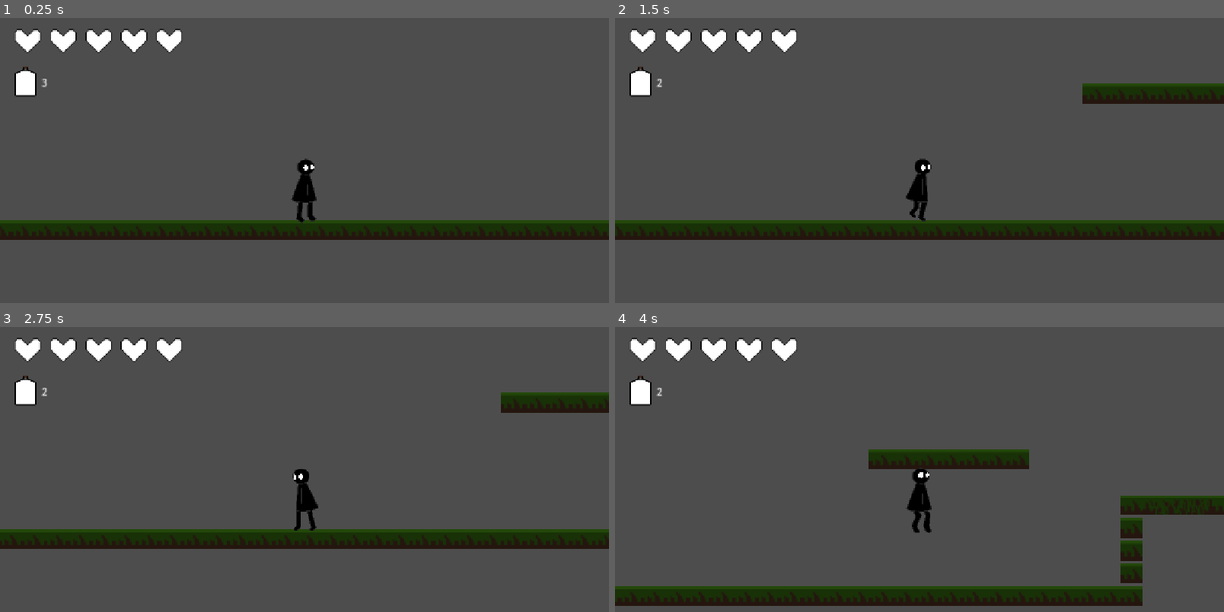
Above: before the commit, frames 1-4 (two rows, left to right).
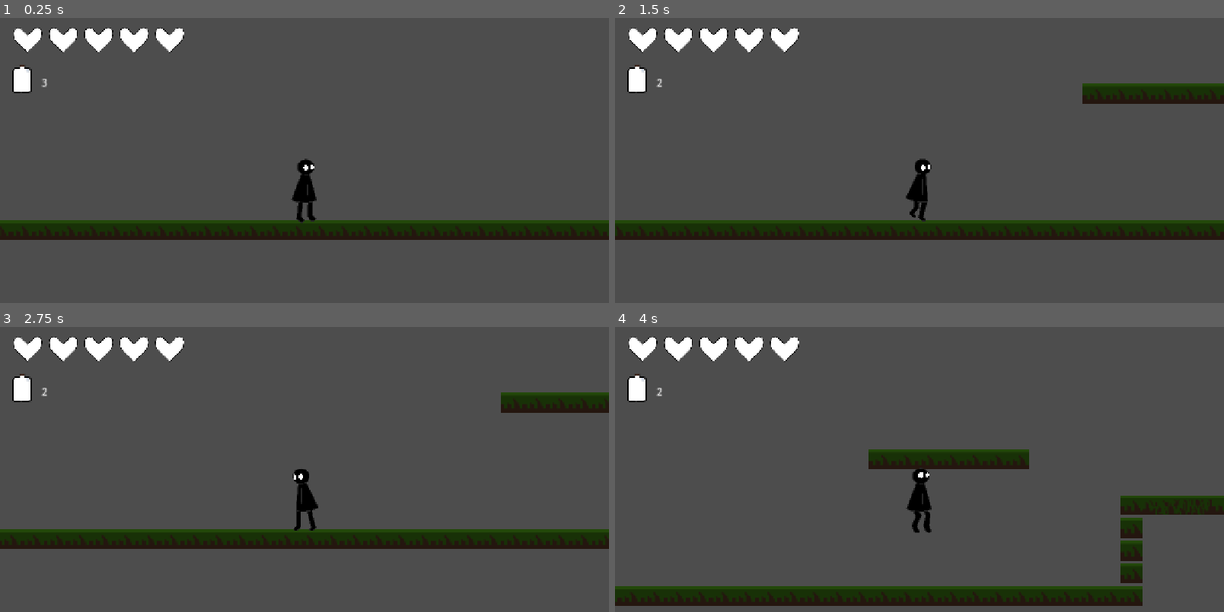
Above: after the commit, the same moments.

Repository: RayTK09/justAnotherMetroidvania
Game: Godot game, scene res://Scenes/start.tscn
Same seed, same stepped clock (60 frames per second), same inputs: the game is played once before the commit and once after it.
Inputs (mouse positions are in pixels of both pictures, inside the frame that each line leads up to):
- Up to frame 1 (0.25 s): no input
- Up to frame 2 (1.5 s): tap Enter at 0.5 s; move the mouse to (1053, 171) at 0.52 s; hold Right (Right) from 0.53 s (still down); tap Z (Swing) at 0.6 s; click (1053, 171) at 0.67 s; tap Space (Jump) at 0.77 s; move the mouse to (797, 206) at 1.27 s; tap A (Heal) at 1.35 s
- Up to frame 3 (2.75 s): tap Space (Jump) at 1.52 s; tap Z (Swing) at 1.55, 2.1 s; move the mouse to (365, 423) at 2.02 s; release Right (Right) at 2.03 s; hold Left (Left) from 2.03 s (still down)
- Up to frame 4 (4 s): move the mouse to (889, 566) at 2.77 s; release Left (Left) at 2.78 s; hold Right (Right) from 2.78 s (still down); tap Alt at 2.85 s; click (889, 566) at 2.92 s; tap Space (Jump) at 3.02, 3.77 s; tap Z (Swing) at 3.05, 3.8 s; move the mouse to (1102, 549) at 3.52 s; tap Shift at 3.6 s

The runs differ from the first frame. In frame 1, 0.7% of the frame differs, in the area x 2-31%, y 3-28%; in frame 2, 0.7%; in frame 3, 0.7%; in frame 4, 0.7%.

Commit message:
final commit ig
Im tired boss

Diff:
--- a/Scenes/player.tscn
+++ b/Scenes/player.tscn
@@ -10,7 +10,7 @@
 [ext_resource type="Script" uid="uid://d310h2ehu6f4x" path="res://scripts/playerScripts/health.gd" id="7_8erm5"]
 [ext_resource type="Texture2D" uid="uid://ymmvxiusf6bh" path="res://Sprites/playerSprites/playerSwing-Sheet.png" id="7_ukyrk"]
 [ext_resource type="AudioStream" uid="uid://cpww1dw8ifs3x" path="res://SFX/break.mp3" id="9_f1ek2"]
-[ext_resource type="Texture2D" uid="uid://c6o8l5h5plttw" path="res://Sprites/playerSprites/healthFlask.png" id="10_tx1dd"]
+[ext_resource type="Texture2D" uid="uid://0avv427g50y4" path="res://Sprites/playerSprites/flask.png" id="11_gymyn"]
 
 [sub_resource type="RectangleShape2D" id="RectangleShape2D_fkybt"]
 size = Vector2(15, 40)
@@ -76,6 +76,54 @@
 "transitions": PackedFloat32Array(1),
 "update": 1,
 "values": [true]
+}
+tracks/5/type = "value"
+tracks/5/imported = false
+tracks/5/enabled = true
+tracks/5/path = NodePath("AnimatedSprite2D:animation")
+tracks/5/interp = 1
+tracks/5/loop_wrap = true
+tracks/5/keys = {
+"times": PackedFloat32Array(0),
+"transitions": PackedFloat32Array(1),
+"update": 1,
+"values": [&"swing"]
+}
+tracks/6/type = "value"
+tracks/6/imported = false
+tracks/6/enabled = true
+tracks/6/path = NodePath("AnimatedSprite2D:frame")
+tracks/6/interp = 1
+tracks/6/loop_wrap = true
+tracks/6/keys = {
+"times": PackedFloat32Array(0),
+"transitions": PackedFloat32Array(1),
+"update": 1,
+"values": [1]
+}
+tracks/7/type = "value"
+tracks/7/imported = false
+tracks/7/enabled = true
+tracks/7/path = NodePath("swingBox/AnimatedSprite2D:frame")
+tracks/7/interp = 1
+tracks/7/loop_wrap = true
+tracks/7/keys = {
+"times": PackedFloat32Array(0),
+"transitions": PackedFloat32Array(1),
+"update": 1,
+"values": [0]
+}
+tracks/8/type = "value"
+tracks/8/imported = false
+tracks/8/enabled = true
+tracks/8/path = NodePath("swingBox/AnimatedSprite2D:animation")
+tracks/8/interp = 1
+tracks/8/loop_wrap = true
+tracks/8/keys = {
+"times": PackedFloat32Array(0),
+"transitions": PackedFloat32Array(1),
+"update": 1,
+"values": [&"default"]
 }
 
 [sub_resource type="Animation" id="Animation_6t5aa"]
@@ -88,7 +136,7 @@
 tracks/0/interp = 1
 tracks/0/loop_wrap = true
 tracks/0/keys = {
-"times": PackedFloat32Array(0, 0.03333333),
+"times": PackedFloat32Array(0, 0.1),
 "transitions": PackedFloat32Array(1, 1),
 "update": 1,
 "values": [true, false]
@@ -100,10 +148,58 @@
 tracks/1/interp = 1
 tracks/1/loop_wrap = true
 tracks/1/keys = {
-"times": PackedFloat32Array(0, 0.0667),
+"times": PackedFloat32Array(0, 0.1),
 "transitions": PackedFloat32Array(1, 1),
 "update": 1,
 "values": [true, false]
+}
+tracks/2/type = "value"
+tracks/2/imported = false
+tracks/2/enabled = true
+tracks/2/path = NodePath("AnimatedSprite2D:animation")
+tracks/2/interp = 1
+tracks/2/loop_wrap = true
+tracks/2/keys = {
+"times": PackedFloat32Array(0, 0.1),
+"transitions": PackedFloat32Array(1, 1),
+"update": 1,
+"values": [&"swing", &"default"]
+}
+tracks/3/type = "value"
+tracks/3/imported = false
+tracks/3/enabled = true
+tracks/3/path = NodePath("AnimatedSprite2D:frame")
+tracks/3/interp = 1
+tracks/3/loop_wrap = true
+tracks/3/keys = {
+"times": PackedFloat32Array(0.02, 0.04, 0.06, 0.08),
+"transitions": PackedFloat32Array(1, 1, 1, 1),
+"update": 1,
+"values": [1, 2, 3, 4]
+}
+tracks/4/type = "value"
+tracks/4/imported = false
+tracks/4/enabled = true
+tracks/4/path = NodePath("swingBox/AnimatedSprite2D:frame")
+tracks/4/interp = 1
+tracks/4/loop_wrap = true
+tracks/4/keys = {
+"times": PackedFloat32Array(0.04, 0.06, 0.08),
+"transitions": PackedFloat32Array(1, 1, 1),
+"update": 1,
+"values": [0, 1, 2]
+}
+tracks/5/type = "value"
+tracks/5/imported = false
+tracks/5/enabled = true
+tracks/5/path = NodePath("swingBox/AnimatedSprite2D:animation")
+tracks/5/interp = 1
+tracks/5/loop_wrap = true
+tracks/5/keys = {
+"times": PackedFloat32Array(0, 0.1),
+"transitions": PackedFloat32Array(1, 1),
+"update": 1,
+"values": [&"slash", &"default"]
 }
 
 [sub_resource type="Animation" id="Animation_vgqql"]
@@ -210,6 +306,11 @@
 
 [sub_resource type="SpriteFrames" id="SpriteFrames_natlx"]
 animations = [{
+"frames": [],
+"loop": 1,
+"name": &"default",
+"speed": 5.0
+}, {
 "frames": [{
 "duration": 1.0,
 "texture": SubResource("AtlasTexture_fd4e3")
@@ -355,18 +456,14 @@
 position = Vector2(1.9736842, 0)
 scale = Vector2(0.05, 0.05)
 sprite_frames = SubResource("SpriteFrames_natlx")
-animation = &"slash"
-frame = 2
-frame_progress = 1.0
 flip_h = true
 
 [node name="AnimatedSprite2D" type="AnimatedSprite2D" parent="." unique_id=1992023396]
-position = Vector2(-1.4210855e-14, -2.3841858e-07)
+position = Vector2(0, -2.3841858e-07)
 scale = Vector2(0.05, 0.05)
 sprite_frames = SubResource("SpriteFrames_2qw5g")
 animation = &"swing"
-frame = 4
-frame_progress = 1.0
+frame = 1
 
 [node name="coyoteTime" type="Timer" parent="." unique_id=1767994749]
 wait_time = 0.1
@@ -378,27 +475,27 @@
 script = ExtResource("7_8erm5")
 
 [node name="heart1" type="Sprite2D" parent="health" unique_id=2005968072]
-scale = Vector2(0.4, 0.4)
+scale = Vector2(0.05, 0.05)
 texture = ExtResource("7_3smsa")
 
 [node name="heart2" type="Sprite2D" parent="health" unique_id=1323535453]
 position = Vector2(15, 0)
-scale = Vector2(0.4, 0.4)
+scale = Vector2(0.05, 0.05)
 texture = ExtResource("7_3smsa")
 
 [node name="heart3" type="Sprite2D" parent="health" unique_id=29346827]
 position = Vector2(30, 0)
-scale = Vector2(0.4, 0.4)
+scale = Vector2(0.05, 0.05)
 texture = ExtResource("7_3smsa")
 
 [node name="heart4" type="Sprite2D" parent="health" unique_id=245310284]
 position = Vector2(45, 0)
-scale = Vector2(0.4, 0.4)
+scale = Vector2(0.05, 0.05)
 texture = ExtResource("7_3smsa")
 
 [node name="heart5" type="Sprite2D" parent="health" unique_id=596274019]
 position = Vector2(60, 0)
-scale = Vector2(0.4, 0.4)
+scale = Vector2(0.05, 0.05)
 texture = ExtResource("7_3smsa")
 
 [node name="disableMovement" type="Timer" parent="." unique_id=427838985]
@@ -431,10 +528,11 @@
 layout_mode = 0
 offset_left = -126.05323
 offset_top = -53.07507
-offset_right = -62.05323
-offset_bottom = 10.924931
+offset_right = -73.84702
+offset_bottom = -0.86886215
 scale = Vector2(0.25416023, 0.25416023)
-texture = ExtResource("10_tx1dd")
+texture = ExtResource("11_gymyn")
+expand_mode = 1
 
 [node name="Label" type="Label" parent="Control/TextureRect" unique_id=217618463]
 layout_mode = 0
--- a/scripts/playerScripts/player.gd
+++ b/scripts/playerScripts/player.gd
@@ -30,8 +30,6 @@
 		aniPlayer.play("swingSword")
 		spriteAni.play("swing")
 		swing.emit(true)
-		if spriteAni.animation_finished:
-			spriteAni.play("default")
 
 	#this is for switching the side you are swinging on
 	if Input.is_action_just_pressed("Left"):
Binary file added: Sprites/playerSprites/flask.png
Not shown, changed: Sprites/playerSprites/flask.png.import
Binary file changed: Sprites/playerSprites/heart.png
Binary file changed: Sprites/playerSprites/heartBroken.png
Renamed: Sprites/playerSprites/healthFlask.png -> Sprites/playerSprites/old/healthFlask.png
Not shown, added: Sprites/playerSprites/old/healthFlask.png.import
